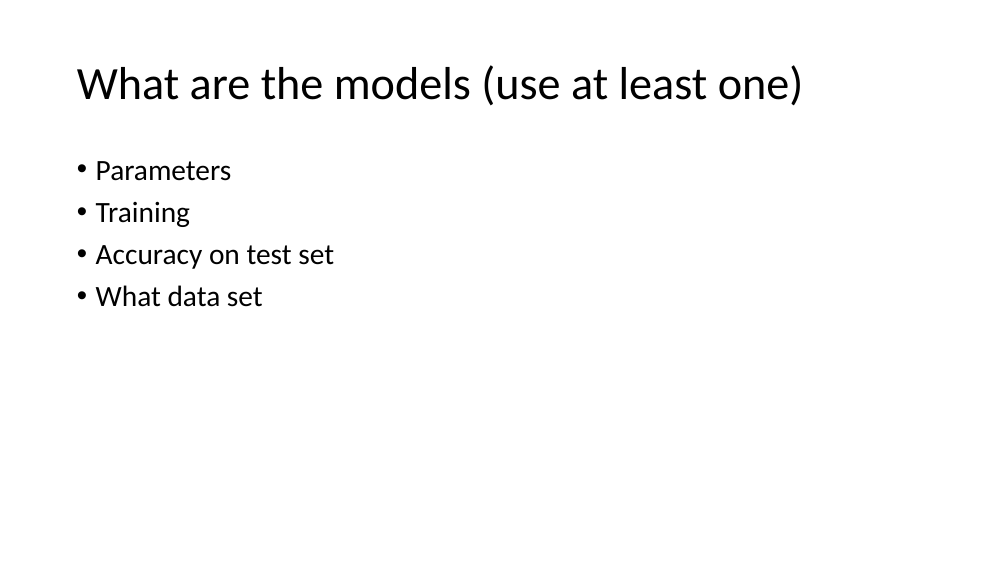
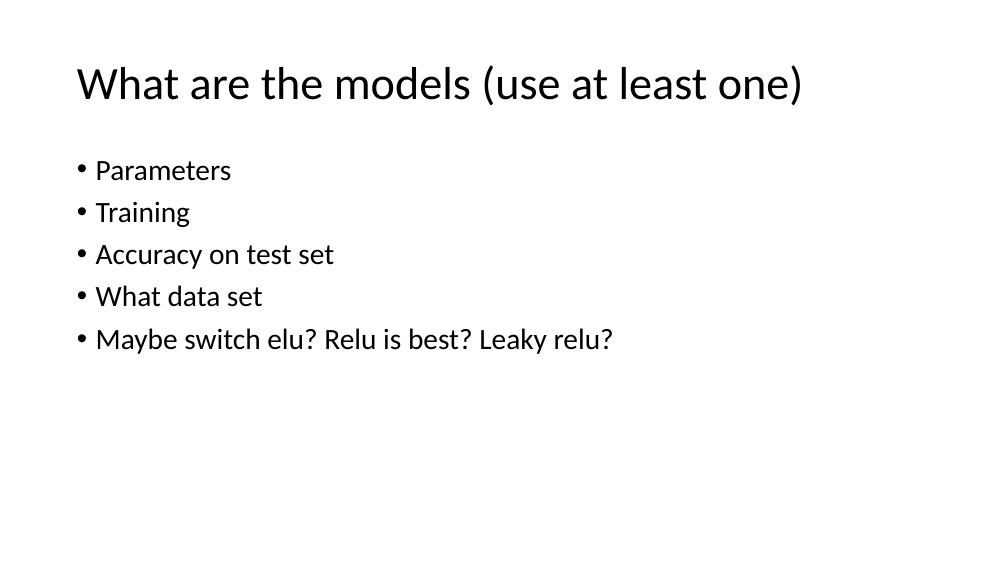
Before and after one commit to karunyas/DeepFool, a slide deck: slide 9 of Docs/Progress slides.pptx. Drawn at 1008x567 pixels with LibreOffice and Linux fonts; fonts in the diff are those of the drawing. Boxes give left, top, right and bottom in pixels: in the first picture for what was removed or moved away, otherwise in the second. Text is boxed around its words. In the diff, an @@ line names an element or a change of style, - is before the commit and + after.

Commit message:
updated ppt with next steps, still trying to fix accuracy of code

```diff
--- a/Docs/Progress slides.pptx
+++ b/Docs/Progress slides.pptx
@@ text at (x1=96, y1=328, x2=614, y2=354): paragraph added @@
+• Maybe switch elu? Relu is best? Leaky relu?
```
Also in this commit, not shown: 2 other files.
